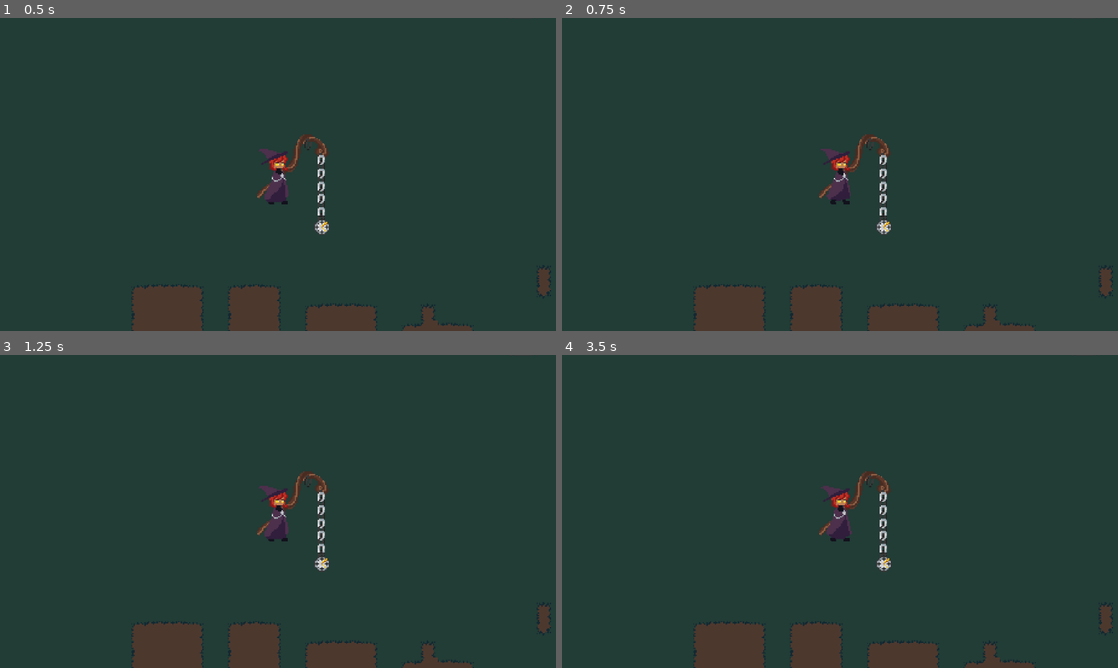
Above: before the commit, frames 1-4 (two rows, left to right).
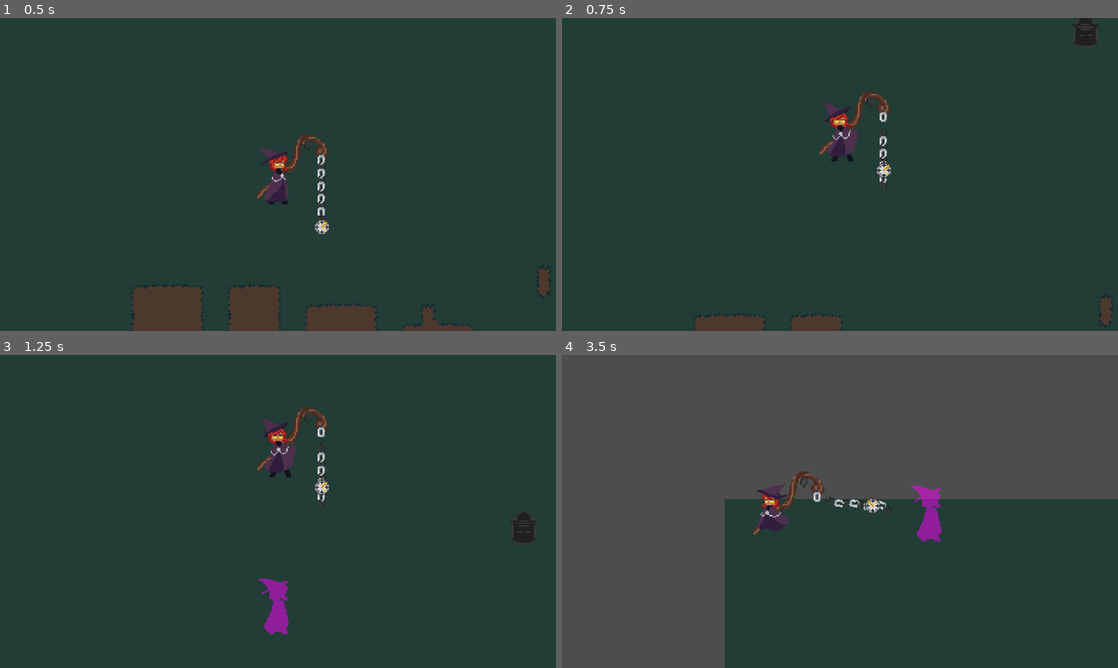
Above: after the commit, the same moments.

Repository: CplCanuck/mru-hacks-2025
Game: Godot game, scene res://Scenes/player_test.tscn
Same seed, same stepped clock (60 frames per second), same inputs: the game is played once before the commit and once after it. This scene is started directly instead of the project's main scene.
Inputs:
- Up to frame 1 (0.5 s): no input
- Up to frame 2 (0.75 s): tap Enter (ui_accept) at 0.5 s; hold W (up) from 0.53 s (still down); hold Space (attack) from 0.53 s (still down)
- Up to frame 3 (1.25 s): keep holding W (up); keep holding Space (attack); tap Enter (ui_accept) at 0.77 s; tap Shift (dash) at 0.8 s
- Up to frame 4 (3.5 s): release Space (attack) at 1.28 s; tap Shift (dash) at 1.35, 3.05 s; tap Enter (ui_accept) at 1.52, 3.02 s; tap E (interact) at 1.55 s; release W (up) at 2.03 s; hold E (interact) 2.03-2.78 s; hold A (left) from 2.03 s (still down); tap Space (attack) at 2.3, 2.85 s

Frame 1 is identical in both runs. In frame 2, 5.9% of the frame differs, in the area x 23-100%, y 0-100%; in frame 3, 7.4%; in frame 4, 67%, in the area x 0-100%, y 0-100%.
Error before the commit: Parse Error: Used tab character for indentation instead of space as used before in the file. (res://Scenes/player.gd:64)

Commit message:
merge fixes

Diff:
--- a/Components/signpost_component.gd
+++ b/Components/signpost_component.gd
@@ -27,5 +27,5 @@
 
 ## Clears text when the player leaves the nearby area
 func _on_ignore_range_body_exited(body: Node2D) -> void:
-    if body is Player:
-        clear_text.emit(text)
+	if body is Player:
+		clear_text.emit(text)
--- a/Elements/gravestone.gd
+++ b/Elements/gravestone.gd
@@ -4,22 +4,22 @@
 @onready var signpost_component: Signpost = $SignpostComponent
 
 enum levels {
-    NONE,
-    INTRO,
-    HUB,
-    ONE,
-    TWO
+	NONE,
+	INTRO,
+	HUB,
+	ONE,
+	TWO
 }
 
 @export var level : levels = levels.NONE
 
 @export_multiline var text : String = "":
-    set(val) :
-        text = val
-        if signpost_component :
-            signpost_component.text = val
+	set(val) :
+		text = val
+		if signpost_component :
+			signpost_component.text = val
 
 func _ready():
-    # triggers set
-    text = text
-    signpost_component.centered = true
+	# triggers set
+	text = text
+	signpost_component.centered = true
--- a/Enemies/enemy_chain.gd
+++ b/Enemies/enemy_chain.gd
@@ -51,9 +51,9 @@
 	signpost_component.centered = true
 
 func health_depleted():
-    $chain.set_modulate(Color(255,0,0,0.5))
-    can_be_destroyed = true
-    pass
+	$chain.set_modulate(Color(255,0,0,0.5))
+	can_be_destroyed = true
+	pass
 
 func destroyed():
 	enemy.queue_free()
--- a/Levels/game_manager.gd
+++ b/Levels/game_manager.gd
@@ -2,20 +2,20 @@
 
 # NOTE : update this on gravestone.gd if you edit this
 enum levels {
-    NONE,
-    INTRO,
-    HUB,
-    ONE,
-    TWO
+	NONE,
+	INTRO,
+	HUB,
+	ONE,
+	TWO
 }
 
 var level_scenes = {
-    levels.INTRO : preload("res://Levels/intro_level.tscn"),#.instantiate(),
-    levels.HUB : preload("res://Levels/level_graveyard.tscn"),#.instantiate(),
-    levels.ONE : preload("res://Levels/level_one.tscn"),#.instantiate(),
-    levels.TWO : preload("res://Levels/level_two.tscn")#.instantiate(),
+	levels.INTRO : preload("res://Levels/intro_level.tscn"),#.instantiate(),
+	levels.HUB : preload("res://Levels/level_graveyard.tscn"),#.instantiate(),
+	levels.ONE : preload("res://Levels/level_one.tscn"),#.instantiate(),
+	levels.TWO : preload("res://Levels/level_two.tscn")#.instantiate(),
 }
 
 func change_level(level : levels):
-    if level != levels.NONE:
-        print(get_tree().change_scene_to_packed(level_scenes[level]))
+	if level != levels.NONE:
+		print(get_tree().change_scene_to_packed(level_scenes[level]))
--- a/Scenes/player.gd
+++ b/Scenes/player.gd
@@ -24,41 +24,41 @@
 @onready var attack_timer : Timer = $AttackTimer
 
 func _physics_process(_delta: float) -> void:
-    # Get the input direction and handle the movement/deceleration.
-    # As good practice, you should replace UI actions with custom gameplay actions.
-    var direction := Input.get_vector("left", "right", "up", "down").normalized()
-    if direction:
-        last_direction = direction
-        velocity = direction * SPEED
+	# Get the input direction and handle the movement/deceleration.
+	# As good practice, you should replace UI actions with custom gameplay actions.
+	var direction := Input.get_vector("left", "right", "up", "down").normalized()
+	if direction:
+		last_direction = direction
+		velocity = direction * SPEED
 
-        # move interaction range node
-        match direction :
-            Vector2.LEFT:
-                interaction_range.rotation_degrees = 90
-            Vector2.RIGHT:
-                interaction_range.rotation_degrees = 270
-            Vector2.UP:
-                interaction_range.rotation_degrees = 180
-            Vector2.DOWN:
-                interaction_range.rotation_degrees = 0
-    else:
-        # Slow down player if not moving
-        velocity.x = move_toward(velocity.x, 0, SPEED)
-        velocity.y = move_toward(velocity.y, 0, SPEED)
+		# move interaction range node
+		match direction :
+			Vector2.LEFT:
+				interaction_range.rotation_degrees = 90
+			Vector2.RIGHT:
+				interaction_range.rotation_degrees = 270
+			Vector2.UP:
+				interaction_range.rotation_degrees = 180
+			Vector2.DOWN:
+				interaction_range.rotation_degrees = 0
+	else:
+		# Slow down player if not moving
+		velocity.x = move_toward(velocity.x, 0, SPEED)
+		velocity.y = move_toward(velocity.y, 0, SPEED)
 
-    # Attacking
-    if Input.is_action_pressed("attack"):
-        attacking = true
-        attack_timer.start(ATTACK_TIME)
+	# Attacking
+	if Input.is_action_pressed("attack"):
+		attacking = true
+		attack_timer.start(ATTACK_TIME)
 
-    # Dash
-    if Input.is_action_just_pressed("dash"):
-        pass
+	# Dash
+	if Input.is_action_just_pressed("dash"):
+		pass
 
-    move_and_slide()
+	move_and_slide()
 
-    # fade
-    dash_shadow.modulate.a8 = int(dash_opacity * (dash_timer.time_left / dash_cooldown))
+	# fade
+	dash_shadow.modulate.a8 = int(dash_opacity * (dash_timer.time_left / dash_cooldown))
 
 
 func _input(event: InputEvent) -> void:
@@ -91,17 +91,18 @@
 		dash_shadow.visible = dashing
 
 
+
 func end_attack() -> void:
-    print("end_attack")
-    attacking = false
+	print("end_attack")
+	attacking = false
 
 
 func _on_attack_timer_timeout() -> void:
-    end_attack()
+	end_attack()
 
 
 func _on_dash_timer_timeout() -> void:
-    dashing = false
-    dash_shadow.visible = false
-    dash_shadow.modulate.a8 = dash_opacity
-    pass # Replace with function body.
+	dashing = false
+	dash_shadow.visible = false
+	dash_shadow.modulate.a8 = dash_opacity
+	pass # Replace with function body.
--- a/UI/dialogue_box.gd
+++ b/UI/dialogue_box.gd
@@ -6,38 +6,38 @@
 
 
 func _ready():
-    # TODO : forget how to connect to signals
-    for signpost : Signpost in get_tree().get_nodes_in_group("Signposts"):
-        signpost.change_dialogue_box.connect(change_text)
-        signpost.dialogue_box = text_box
-        signpost.clear_text.connect(clear_text)
-    pass
+	# TODO : forget how to connect to signals
+	for signpost : Signpost in get_tree().get_nodes_in_group("Signposts"):
+		signpost.change_dialogue_box.connect(change_text)
+		signpost.dialogue_box = text_box
+		signpost.clear_text.connect(clear_text)
+	pass
 
 
 func change_text(text:String, time:int, centered:bool) :
-    # hides on double interact
-    # also stops empty signs from showing anything.
-    if text == text_box.text :
-        visible = false
-        text_box.text = ""
-        text_box.horizontal_alignment = HORIZONTAL_ALIGNMENT_LEFT
-    else :
-        visible = true
-        text_box.text = text
-        if centered :
-            text_box.horizontal_alignment = HORIZONTAL_ALIGNMENT_CENTER
-        timer.start(time)
+	# hides on double interact
+	# also stops empty signs from showing anything.
+	if text == text_box.text :
+		visible = false
+		text_box.text = ""
+		text_box.horizontal_alignment = HORIZONTAL_ALIGNMENT_LEFT
+	else :
+		visible = true
+		text_box.text = text
+		if centered :
+			text_box.horizontal_alignment = HORIZONTAL_ALIGNMENT_CENTER
+		timer.start(time)
 
 func clear_text(text):
-    if text == text_box.text :
-        visible = false
-        text_box.text = ""
-        text_box.horizontal_alignment = HORIZONTAL_ALIGNMENT_LEFT
+	if text == text_box.text :
+		visible = false
+		text_box.text = ""
+		text_box.horizontal_alignment = HORIZONTAL_ALIGNMENT_LEFT
 
 
 func _on_timer_timeout() -> void:
-    # bad practice
-    visible = false
-    text_box.text = ""
+	# bad practice
+	visible = false
+	text_box.text = ""
 
-    pass # Replace with function body.
+	pass # Replace with function body.
